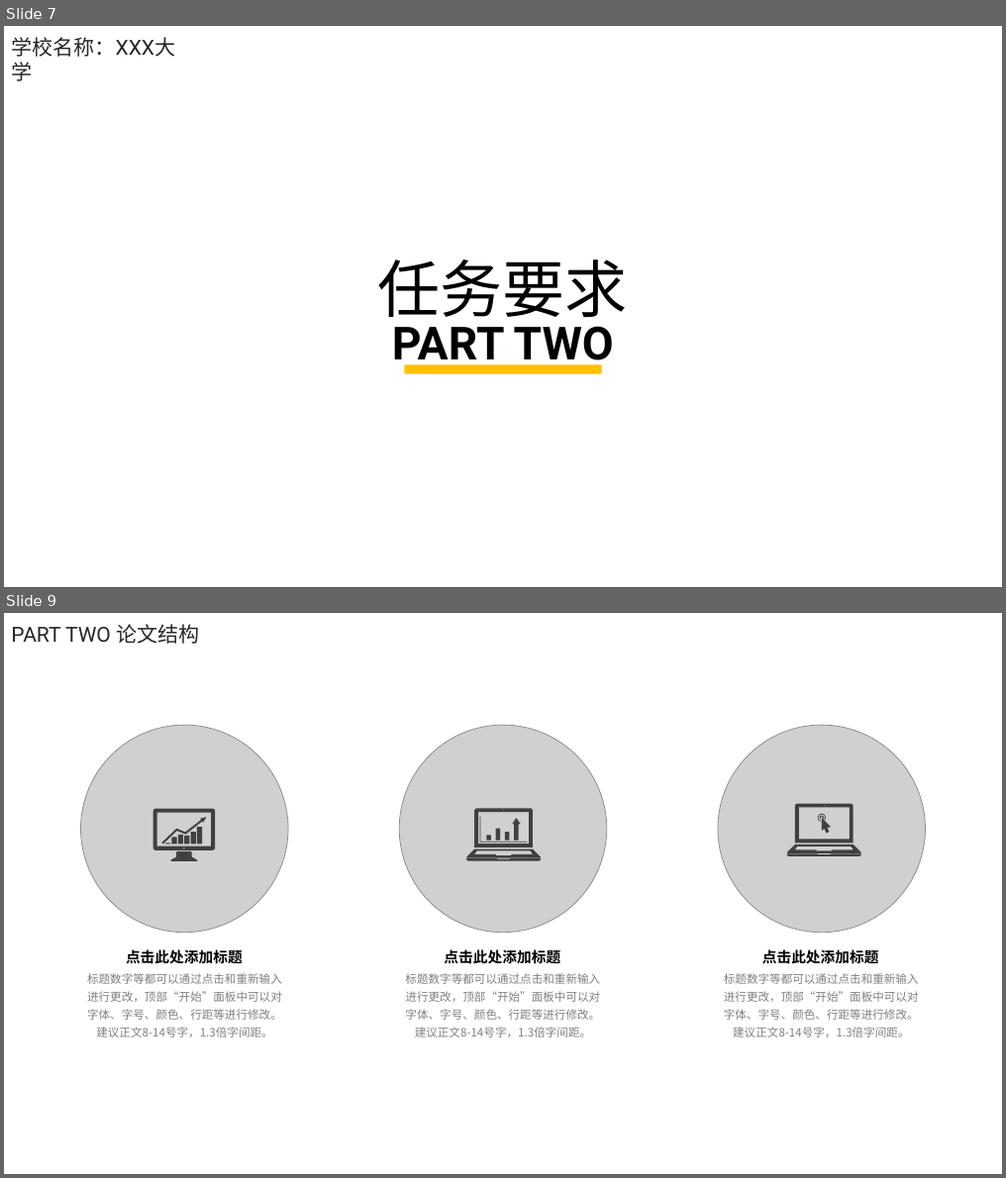
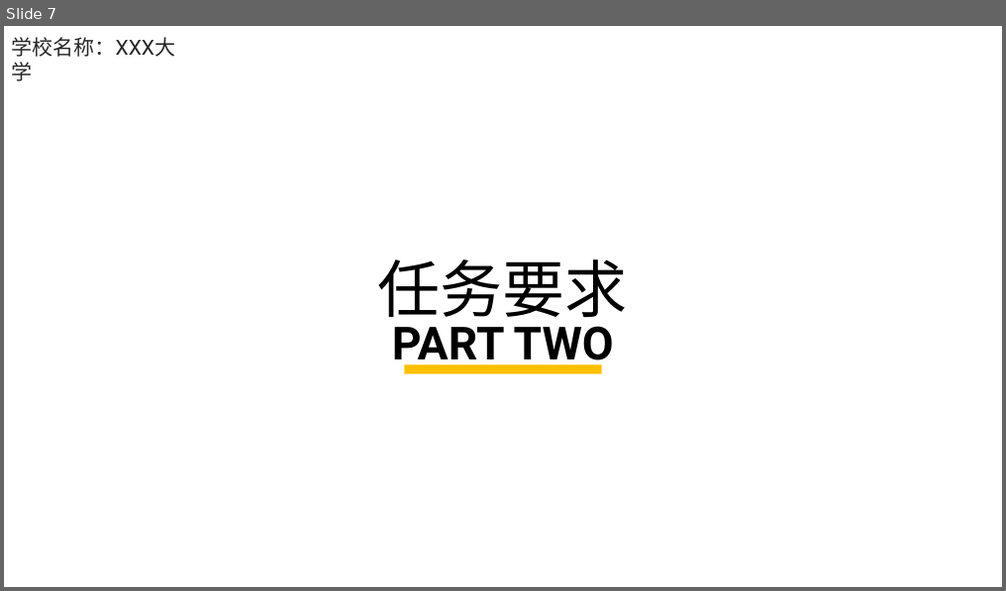
Before and after one commit to MSMsssss/NandFlash_GAN, a slide deck: doc/答辩PPT.pptx. Shown one above the other, each under a label of ours: slides 7 and 9 before the commit, slide 7 after it; the slides between them are not shown. The pictures are 1006x1178 and 1006x591 pixels, drawn with LibreOffice and Linux fonts; fonts in the diff are those of the drawing; grey boxes stand for pictures; background and template pictures are left out. Boxes give left, top, right and bottom in pixels: in the first picture for what was removed or moved away, otherwise in the second. Text is boxed around its words. In the diff, an @@ line names an element or a change of style, - is before the commit and + after.

```diff
--- a/doc/答辩PPT.pptx
+++ b/doc/答辩PPT.pptx
@@ slide 9 removed at box(4, 613, 1002, 1174), background #FFFFFF @@
@@ text removed at box(11, 624, 199, 644) @@
-PART TWO 论文结构
@@ picture removed at box(81, 725, 288, 933) @@
@@ picture removed at box(399, 725, 607, 933) @@
@@ picture removed at box(718, 725, 926, 933) @@
@@ group removed at box(152, 808, 215, 861): 9 freeform shapes @@
@@ group removed at box(466, 808, 541, 861): 8 freeform shapes @@
@@ group removed at box(787, 804, 861, 858): 6 freeform shapes @@
@@ text removed at box(126, 950, 243, 964) @@
-点击此处添加标题
@@ text removed at box(444, 950, 560, 964) @@
-点击此处添加标题
@@ text removed at box(762, 950, 879, 964) @@
-点击此处添加标题
@@ text removed at box(87, 973, 282, 1038) @@
-标题数字等都可以通过点击和重新输入进行更改，顶部“开始”面板中可以对字体、字号、颜色、行距等进行修改。建议正文8-14号字，1.3倍字间距。
@@ text removed at box(405, 973, 600, 1038) @@
-标题数字等都可以通过点击和重新输入进行更改，顶部“开始”面板中可以对字体、字号、颜色、行距等进行修改。建议正文8-14号字，1.3倍字间距。
@@ text removed at box(724, 973, 919, 1038) @@
-标题数字等都可以通过点击和重新输入进行更改，顶部“开始”面板中可以对字体、字号、颜色、行距等进行修改。建议正文8-14号字，1.3倍字间距。
```
Also in this commit, not shown: 2 slides changed, 3 slides added, 2 other slides removed, 2 other files.
